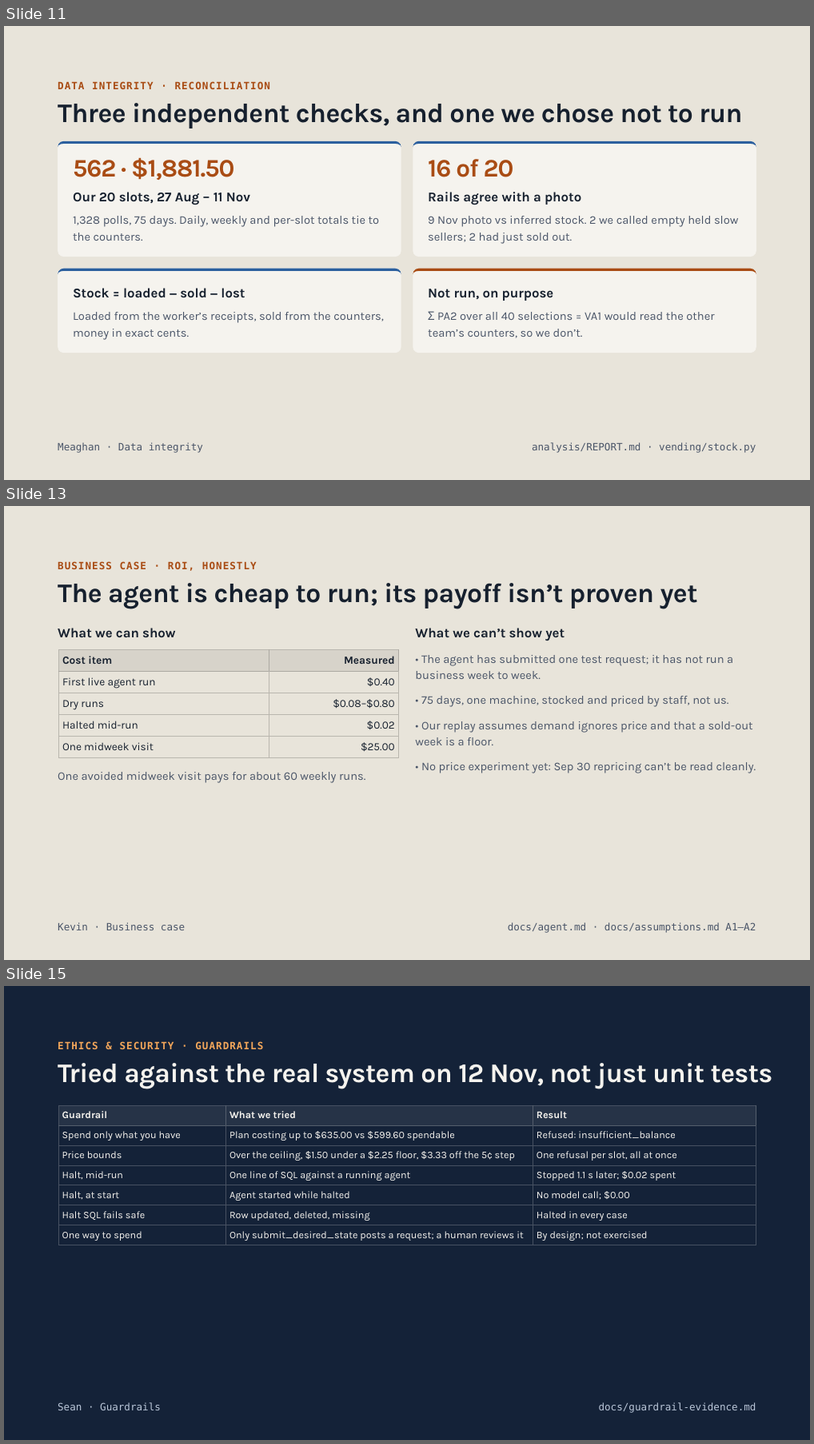
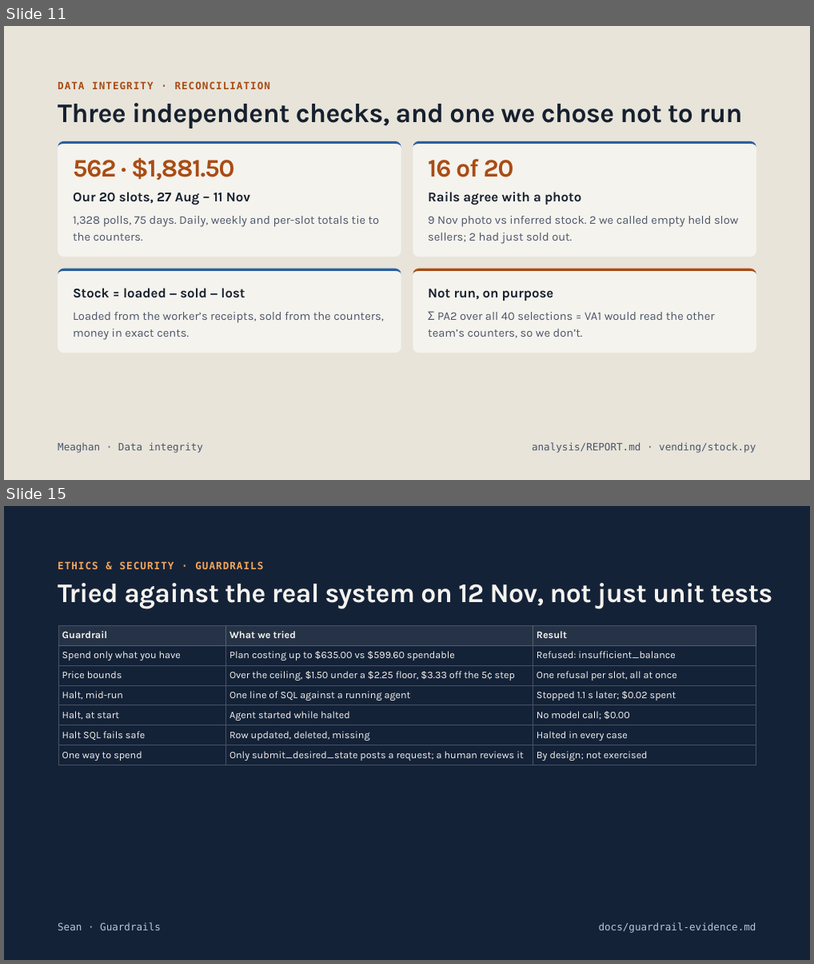
Before and after one commit to marshall-strong/agentic-vending, a slide deck: docs/presentation/group-b-final-presentation.pptx. Shown one above the other, each under a label of ours: slides 11, 13 and 15 before the commit, slides 11 and 15 after it; the slides between them are not shown. The pictures are 814x1444 and 814x964 pixels, drawn with LibreOffice and Linux fonts; fonts in the diff are those of the drawing. Boxes give left, top, right and bottom in pixels: in the first picture for what was removed or moved away, otherwise in the second. Text is boxed around its words. In the diff, an @@ line names an element or a change of style, - is before the commit and + after.

```diff
--- a/docs/presentation/group-b-final-presentation.pptx
+++ b/docs/presentation/group-b-final-presentation.pptx
@@ slide 13 removed at (4, 506, 810, 960), background #E8E4DA @@
@@ text removed at (58, 561, 257, 571) @@
-BUSINESS CASE · ROI, HONESTLY
@@ title removed at (58, 583, 698, 609) @@
-The agent is cheap to run; its payoff isn’t proven yet
@@ text removed at (58, 628, 175, 638) @@
-What we can show
@@ text removed at (415, 628, 565, 640) @@
-What we can’t show yet
@@ table removed at (58, 650, 399, 758), 5 rows, 2 columns @@
-Cost item | Measured
-First live agent run | $0.40
-Dry runs | $0.08–$0.80
-Halted mid-run | $0.02
-One midweek visit | $25.00
@@ text removed at (415, 655, 734, 679) @@
-• The agent has submitted one test request; it has not run a business week to week.
@@ text removed at (422, 696, 729, 707) @@
-• 75 days, one machine, stocked and priced by staff, not us.
@@ text removed at (415, 721, 754, 745) @@
-• Our replay assumes demand ignores price and that a sold-out week is a floor.
@@ text removed at (422, 762, 757, 773) @@
-• No price experiment yet: Sep 30 repricing can’t be read cleanly.
@@ text removed at (58, 772, 366, 783) @@
-One avoided midweek visit pays for about 60 weekly runs.
@@ text removed at (58, 922, 185, 930) @@
-Kevin · Business case
@@ text removed at (508, 922, 756, 932) @@
-docs/agent.md · docs/assumptions.md A1–A2
```
Also in this commit, not shown: 1 slide changed, 2 slides added, 1 other slide removed.
